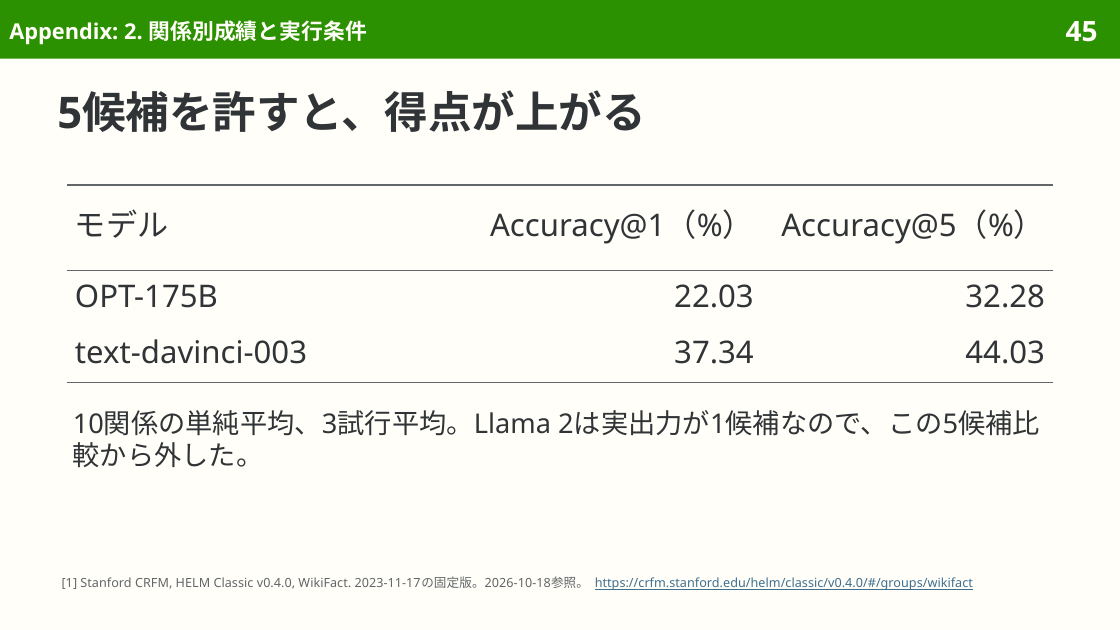
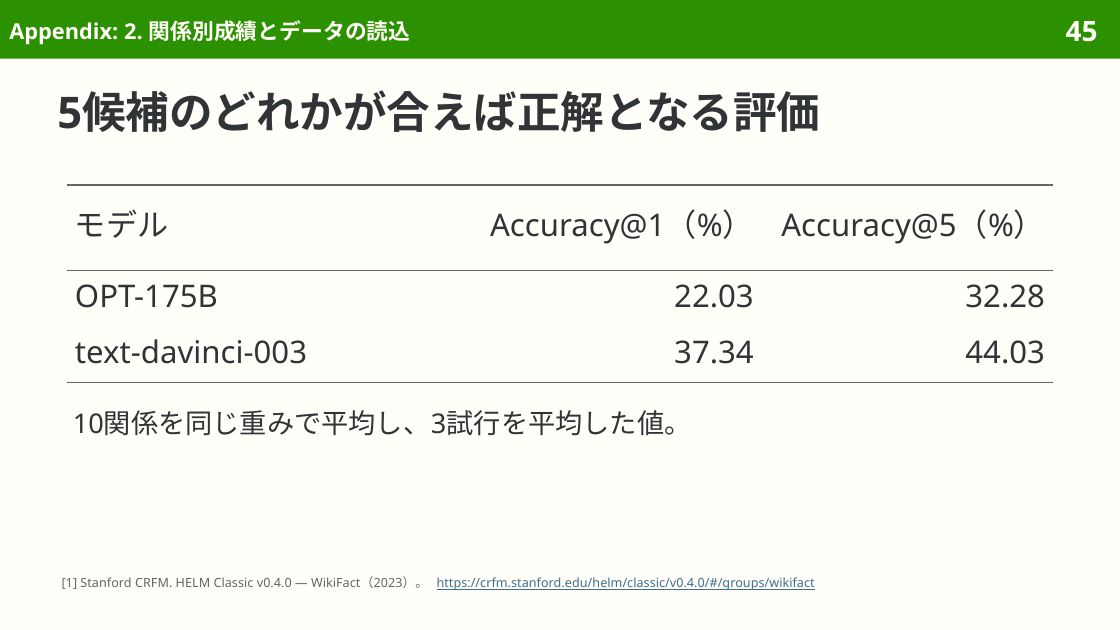
Before and after one commit to sasakiy84/datasets-in-10-minutes, a slide deck: slide 45 of slides/datasets-in-10-minutes-wikifact.pptx. Drawn at 1120x630 pixels with LibreOffice and Linux fonts; fonts in the diff are those of the drawing. Boxes give left, top, right and bottom in pixels: in the first picture for what was removed or moved away, otherwise in the second. Text is boxed around its words. In the diff, an @@ line names an element or a change of style, - is before the commit and + after.

Commit message:
Clarify WikiFact factual completion and verify HELM construction from Wikidata

```diff
--- a/slides/datasets-in-10-minutes-wikifact.pptx
+++ b/slides/datasets-in-10-minutes-wikifact.pptx
@@ title at <box>9,20,411,45</box>: text changed @@
-Appendix: 2. 関係別成績と実行条件
+Appendix: 2. 関係別成績とデータの読込
@@ title at <box>57,90,820,132</box>: text changed @@
-5候補を許すと、得点が上がる
+5候補のどれかが合えば正解となる評価
@@ text at <box>73,410,692,436</box>: text changed @@
-10関係の単純平均、3試行平均。Llama 2は実出力が1候補なので、この5候補比較から外した。
+10関係を同じ重みで平均し、3試行を平均した値。
@@ text at <box>62,576,815,590</box>: text changed; text colour #626669 to #3F6F8F @@
-[1] Stanford CRFM, HELM Classic v0.4.0, WikiFact. 2023-11-17の固定版。2026-10-18参照。 https://crfm.stanford.edu/helm/classic/v0.4.0/#/groups/wikifact
+[1] Stanford CRFM. HELM Classic v0.4.0 — WikiFact（2023）。 https://crfm.stanford.edu/helm/classic/v0.4.0/#/groups/wikifact
```
Also in this commit, not shown: 39 other slides changed, 2 slides removed, 42 other files.
